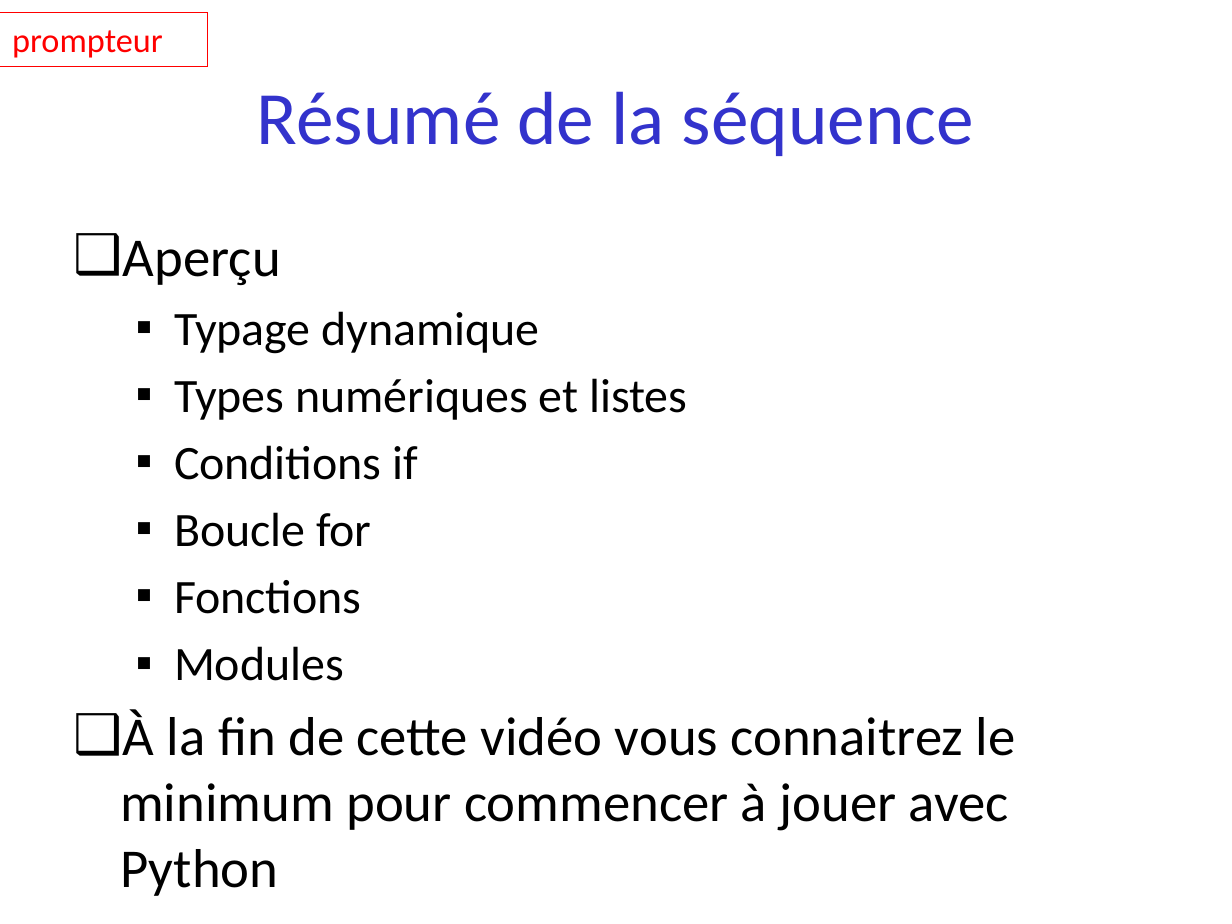
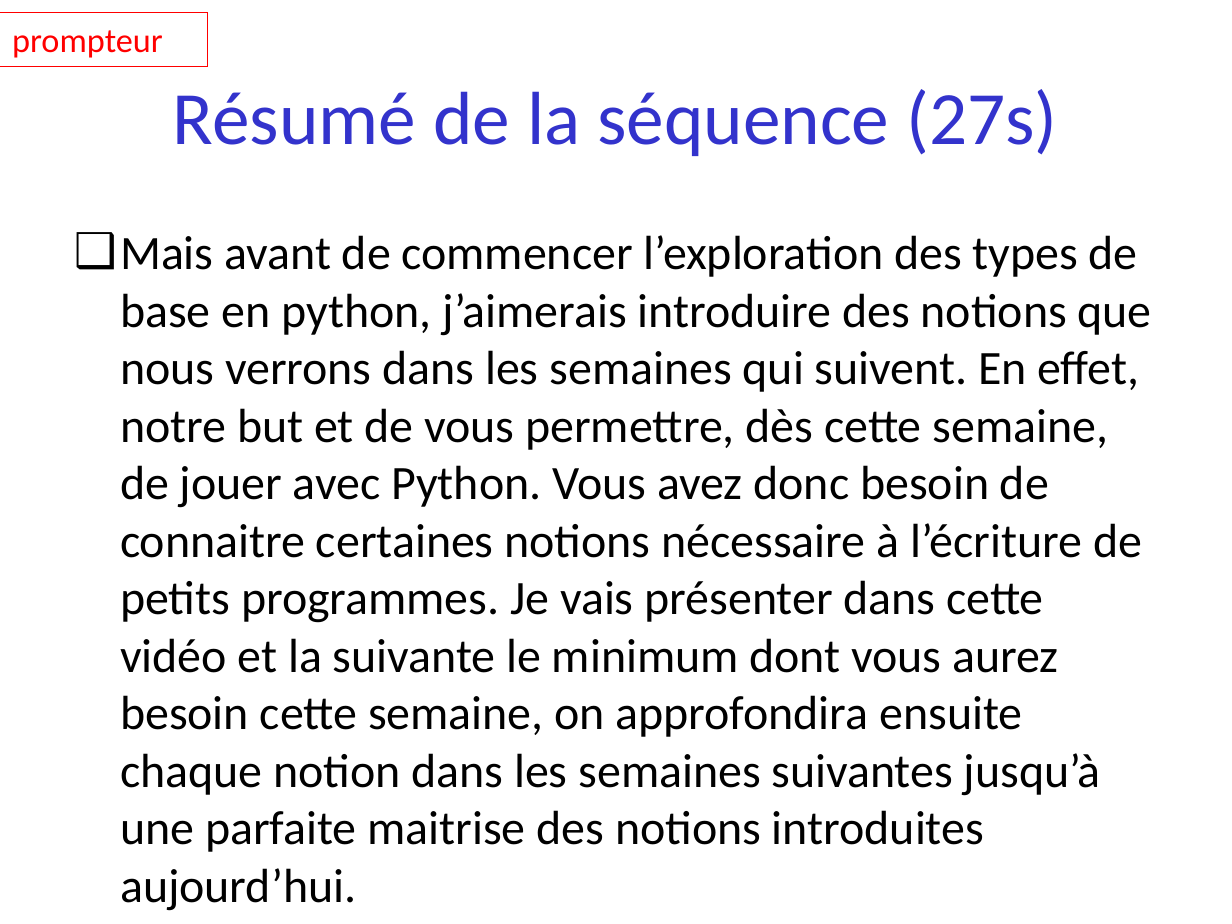
Before and after one commit to parmentelat/flotpython-archive, a slide deck: slide 2 of semaine2/semaine2-0.pptx. Drawn at 1232x924 pixels with LibreOffice and Linux fonts; fonts in the diff are those of the drawing. Boxes give left, top, right and bottom in pixels: in the first picture for what was removed or moved away, otherwise in the second. Text is boxed around its words. In the diff, an @@ line names an element or a change of style, - is before the commit and + after.

Commit message:
creation semaine 0bis pour l'introduction des notions de base nécessaire à l'écriture de petits programmes
semaine 0 : DONE
semaine 0bis : en cours

```diff
--- a/semaine2/semaine2-0.pptx
+++ b/semaine2/semaine2-0.pptx
@@ title at (173,89,1057,156): text changed @@
-Résumé de la séquence
+Résumé de la séquence (27s)
@@ text at (120,235,1152,845): text changed; size 32 to 28 pt @@
-❑ Aperçu
-  ▪ Typage dynamique
-  ▪ Types numériques et listes
-  ▪ Conditions if
-  ▪ Boucle for
-  ▪ Fonctions
-  ▪ Modules
-❑ À la fin de cette vidéo vous connaitrez le minimum pour commencer à jouer avec Python
+❑ Mais avant de commencer l’exploration des types de base en python, j’aimerais introduire des notions que nous verrons dans les semaines qui suivent. En effet, notre but et de vous permettre, dès cette semaine, de jouer avec Python. Vous avez donc besoin de connaitre certaines notions nécessaire à l’écriture de petits programmes. Je vais présenter dans cette vidéo et la suivante le minimum dont vous aurez besoin cette semaine, on approfondira ensuite chaque notion dans les semaines suivantes jusqu’à une parfaite maitrise des notions introduites aujourd’hui.
```
Also in this commit, not shown: 6 other slides changed, 5 slides added, 1 slide removed, 3 other files.
